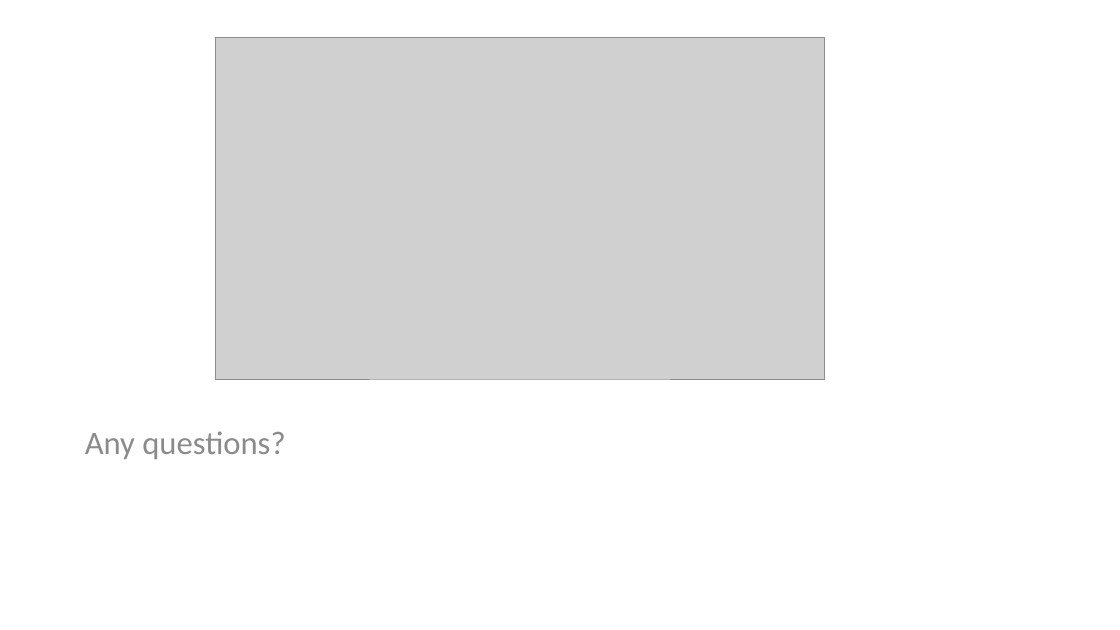
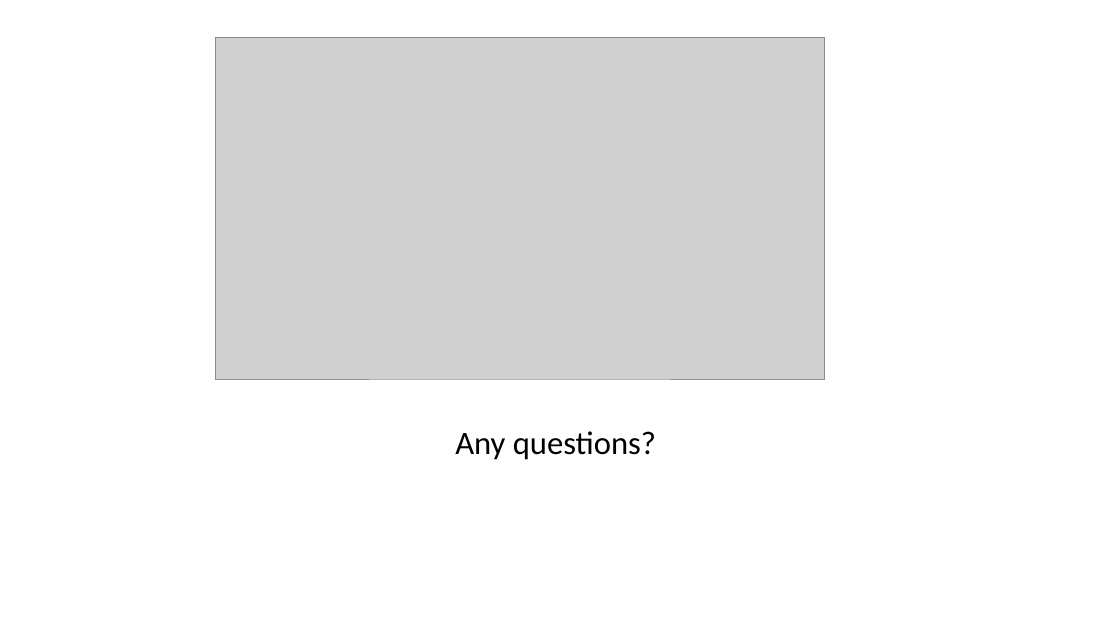
Before and after one commit to J-Damhuis/Cooperation, a slide deck: slide 13 of Presentations/Presentation_18-01-2019.pptx. Drawn at 1120x630 pixels with LibreOffice and Linux fonts; fonts in the diff are those of the drawing; grey boxes stand for pictures. Boxes give left, top, right and bottom in pixels: in the first picture for what was removed or moved away, otherwise in the second. Text is boxed around its words. In the diff, an @@ line names an element or a change of style, - is before the commit and + after.

```diff
--- a/Presentations/Presentation_18-01-2019.pptx
+++ b/Presentations/Presentation_18-01-2019.pptx
@@ text "Any questions?" at (455, 431, 656, 460): text colour #8C8C8C to #000000; alignment left to centre @@
```
Also in this commit, not shown: 2 other slides changed, 1 other file.
